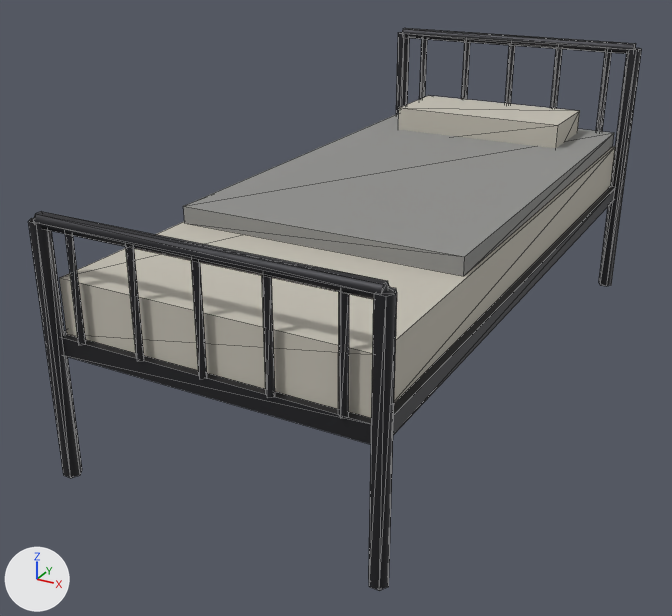
The glTF model 1984/assets/models/bed.glb: old version first, new version second.
Before and after are seen from a camera (50 mm lens) standing at (1.16, -2.49, 1.39) and looking at (-0.11, -0.18, 0.23). Every picture has the same lights, and +X, +Y and +Z are marked at lower left. The picture after the commit comes second. Mesh edges are drawn as thin lines. Vertices at exactly the same position are counted once.

In view in the first picture: 'bed'.
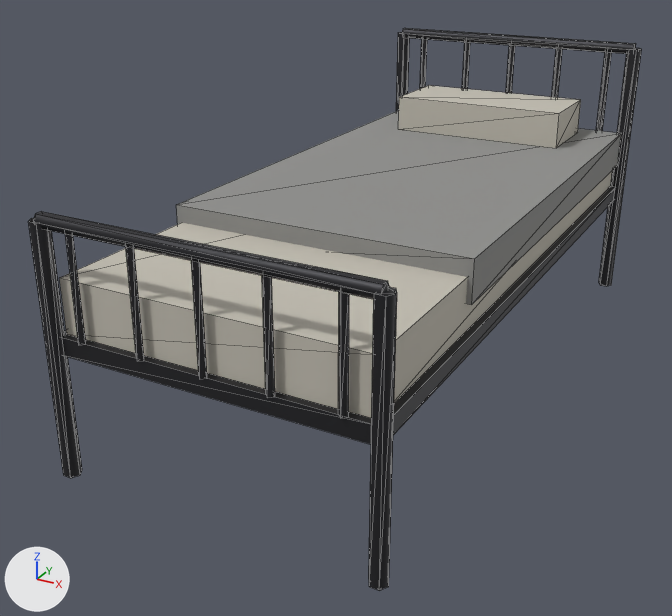
The change, as a diff of the scene's bpy script:
```diff
--- a/1984/assets/models/bed.glb.py
+++ b/1984/assets/models/bed.glb.py
@@ me_bed @@
 me_bed.from_pydata(...)  # 184 vertices, 288 faces; spans x -0.47..0.47, y -1.02..1.02, z 0.0..0.92
 # used by ob_bed; location = (0.0, 0.0, 0.0)
+# me_bed part 1: the loose piece of 8 vertices spanning x -0.3..0.3, y 0.65..0.92, z 0.55..0.68 is moved by (0.0, 0.0, 0.05)
+# me_bed part 2: the loose piece of 8 vertices spanning x -0.42..0.42, y -0.5..0.98, z 0.55..0.6 is scaled about its middle by (1.06, 1, 2.4), then moved by (0.0, 0.0, -0.04)
 me_bed.materials.append(mat_iron_black)
```

Boxes (x1, y1, x2, y2) around the edits, measured in the pictures (672 x 616 px; the box of a moved part takes in the faces that stretch with it):
part 1 of me_bed, moved or reshaped
    before: (398, 96, 580, 148)
    after: (398, 85, 581, 148)
part 2 of me_bed, moved or reshaped
    before: (183, 113, 614, 276)
    after: (176, 110, 621, 305)
